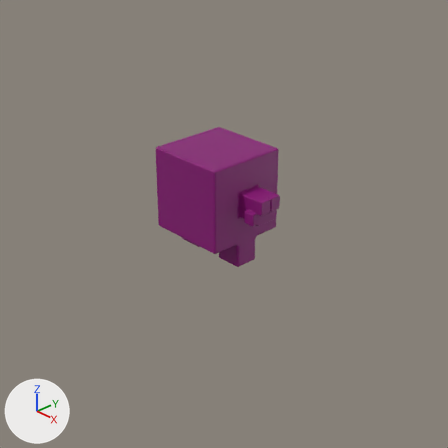
The Blender file Entity/Context/Voxeling/Voxeling.blend as it was, and as the next commit left it.
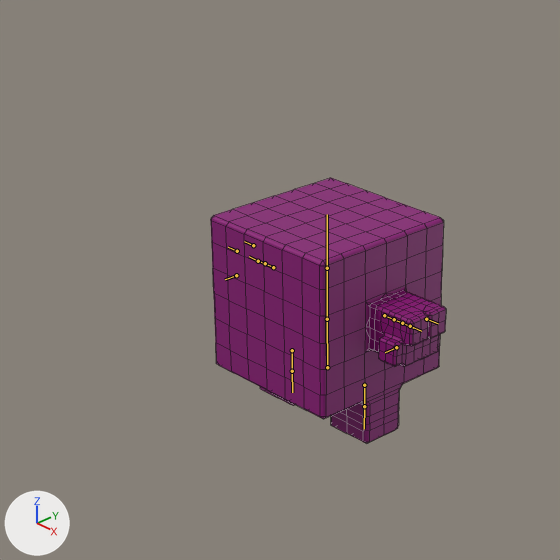
Each version is shown from the file's camera 'Camera', then close up on the part from 10% to 76% of the width and 7% to 73% of the height. Every picture has the same lights, and +X, +Y and +Z are marked at lower left. Both versions are drawn at the pose saved in each file; the numbers are the values there. The bones that bend it are drawn over the model as lines in the close-ups. The close-ups show mesh edges as thin lines.

Objects in the first close-up: 'skin'.
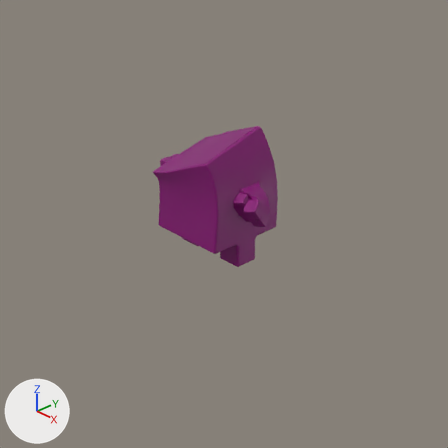
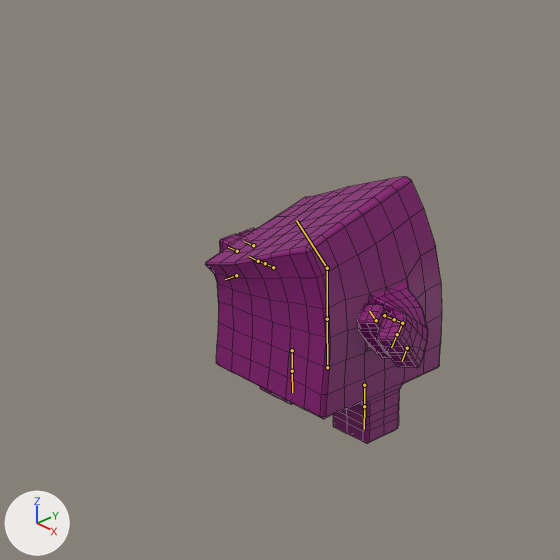
Pixel boxes (x1, y1, x2, y2) of what changed, in the close-ups (560 x 560 px):
'skin', posed: before (211, 178, 446, 443); after (205, 176, 442, 443)

The edits, one by one:
Bone 'tgt_hand.l' (bone_tgt_hand_l) turns from (0, 0, 0) to (-69, -55, -4) degrees about its own x, y and z.
Bone 'tgt_head' (bone_tgt_head) turns from (0, 0, 0) to (17, 4, 30) degrees about its own x, y and z.
